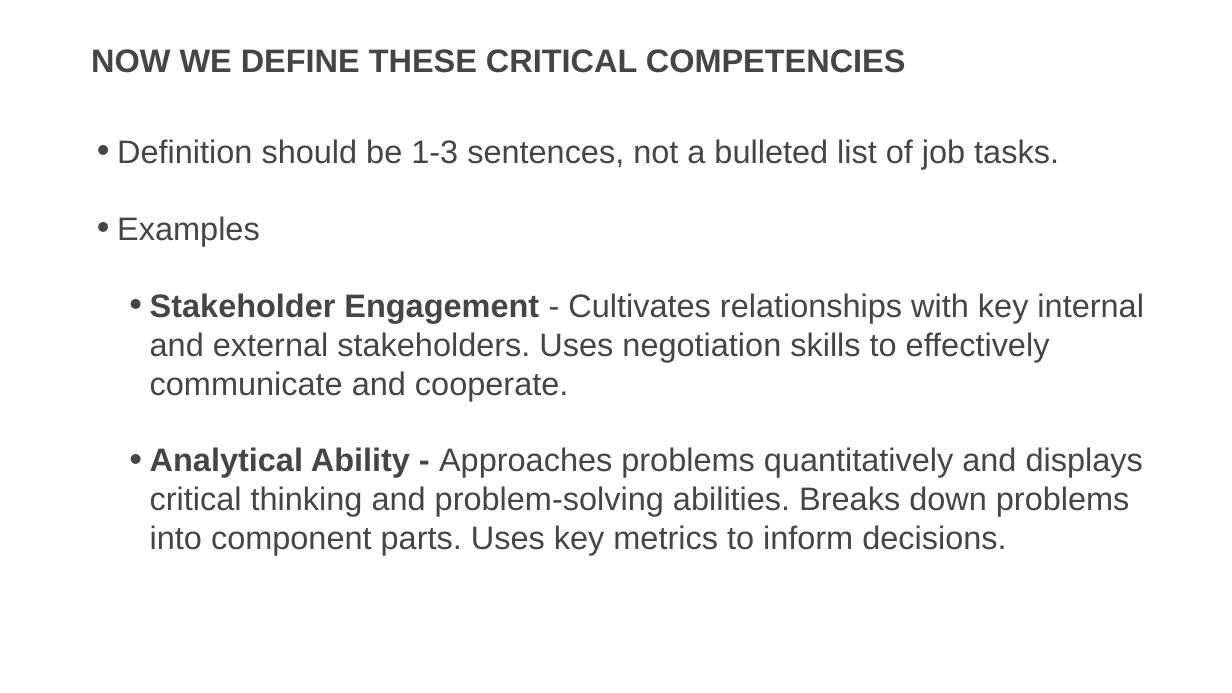
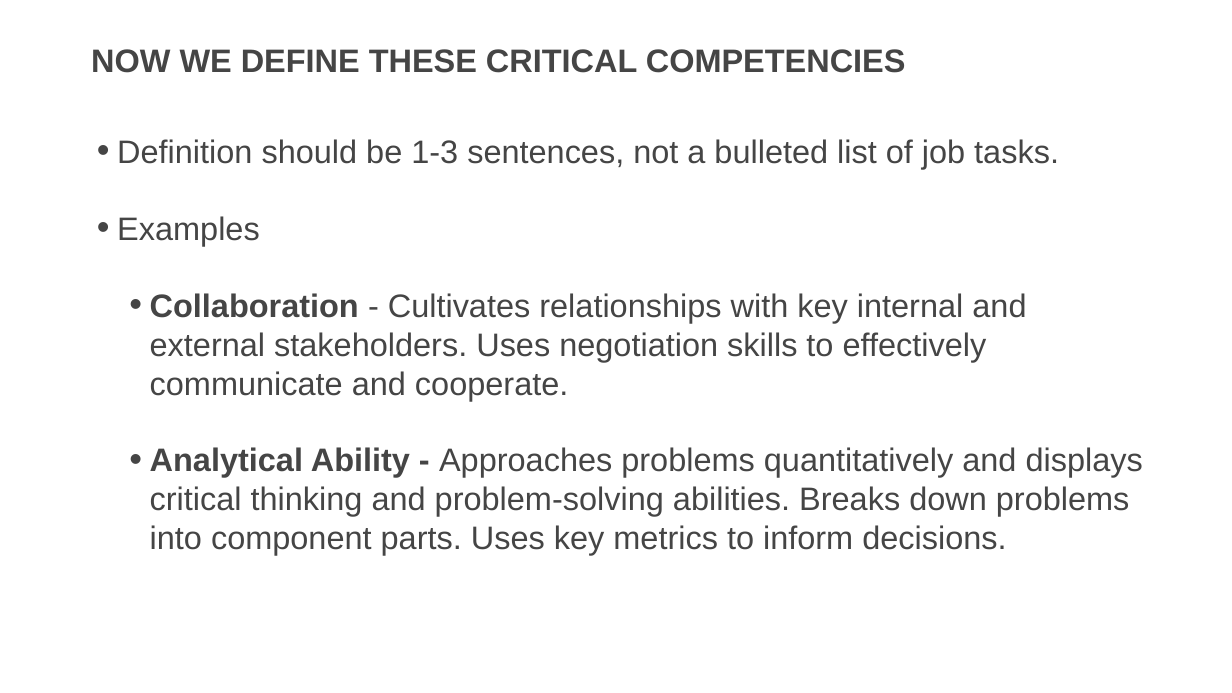
Before and after one commit to usds/SME-QA-Website, a slide deck: slide 15 of toolkit/job-analysis/job-analysis-presentation.pptx (slide 13 before the commit). Drawn at 1232x693 pixels with LibreOffice and Linux fonts; fonts in the diff are those of the drawing. Boxes give left, top, right and bottom in pixels: in the first picture for what was removed or moved away, otherwise in the second. Text is boxed around its words. In the diff, an @@ line names an element or a change of style, - is before the commit and + after.

```diff
--- a/toolkit/job-analysis/job-analysis-presentation.pptx
+++ b/toolkit/job-analysis/job-analysis-presentation.pptx
@@ text at <box>150,293,1026,401</box>: text changed @@
-  • Stakeholder Engagement - Cultivates relationships with key internal and external stakeholders. Uses negotiation skills to effectively communicate and cooperate.
+  • Collaboration - Cultivates relationships with key internal and external stakeholders. Uses negotiation skills to effectively communicate and cooperate.
```
Also in this commit, not shown: 5 other slides changed, 14 slides added.
